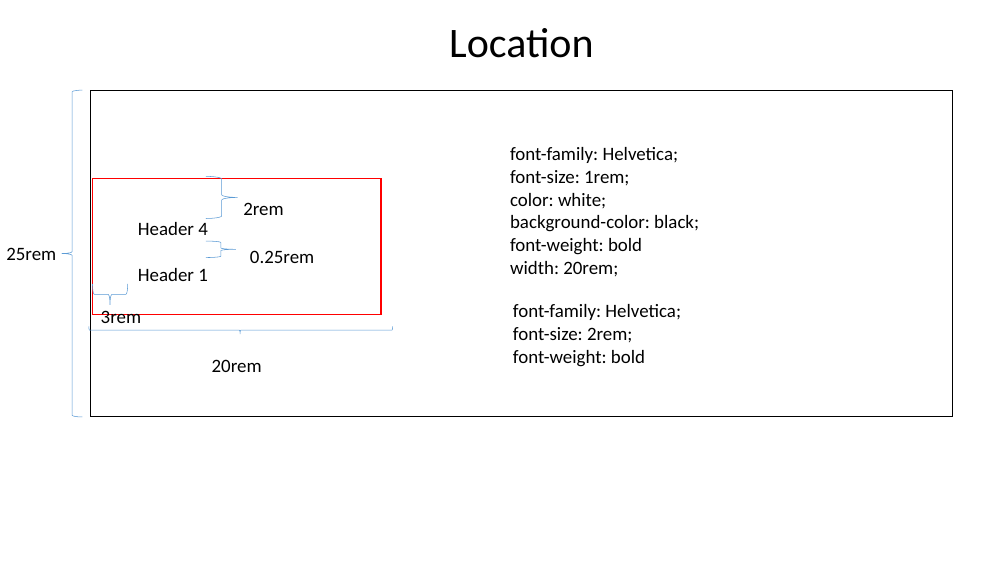
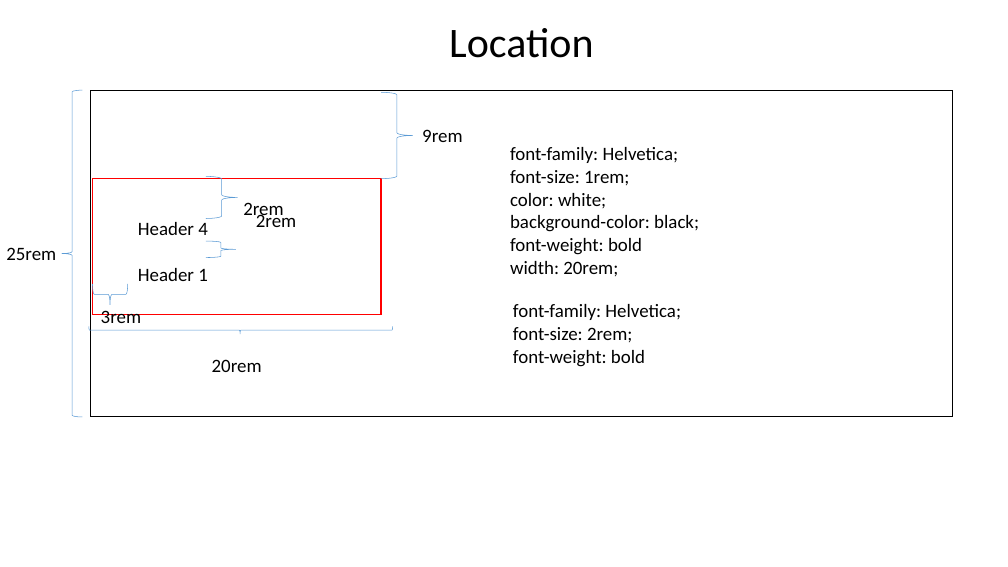
Before and after one commit to rerapyo/secretagentsupply, a slide deck: slide 2 of resources/design/boxes-layout.pptx. Drawn at 1008x567 pixels with LibreOffice and Linux fonts; fonts in the diff are those of the drawing. Boxes give left, top, right and bottom in pixels: in the first picture for what was removed or moved away, otherwise in the second. Text is boxed around its words. In the diff, an @@ line names an element or a change of style, - is before the commit and + after.

```diff
--- a/resources/design/boxes-layout.pptx
+++ b/resources/design/boxes-layout.pptx
@@ left brace added at (381, 92, 413, 178), outline #5B9BD5 0.5 pt @@
@@ text added at (422, 129, 462, 142), 18 pt, text #000000 @@
+9rem
@@ text added at (256, 212, 296, 227), 18 pt, text #000000 @@
+2rem
@@ text removed at (250, 250, 314, 263) @@
-0.25rem
```
Also in this commit, not shown: 2 other files.
